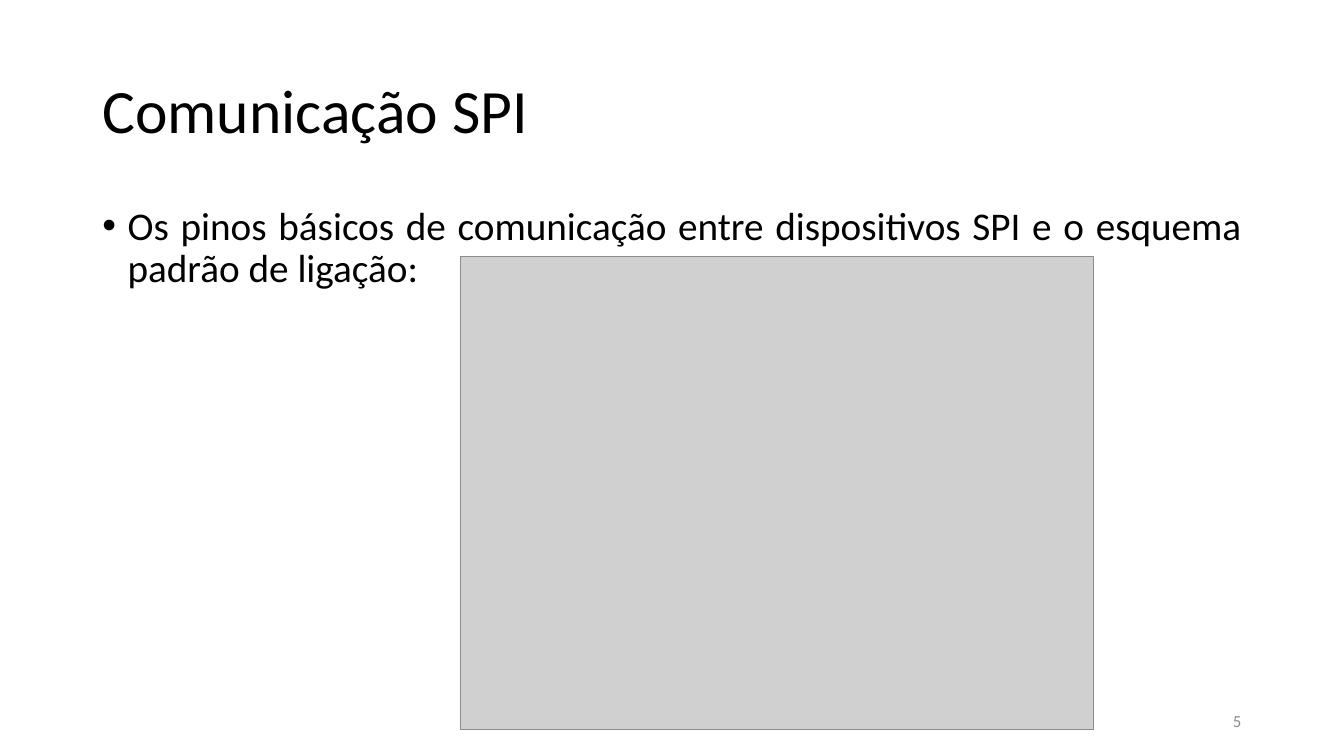
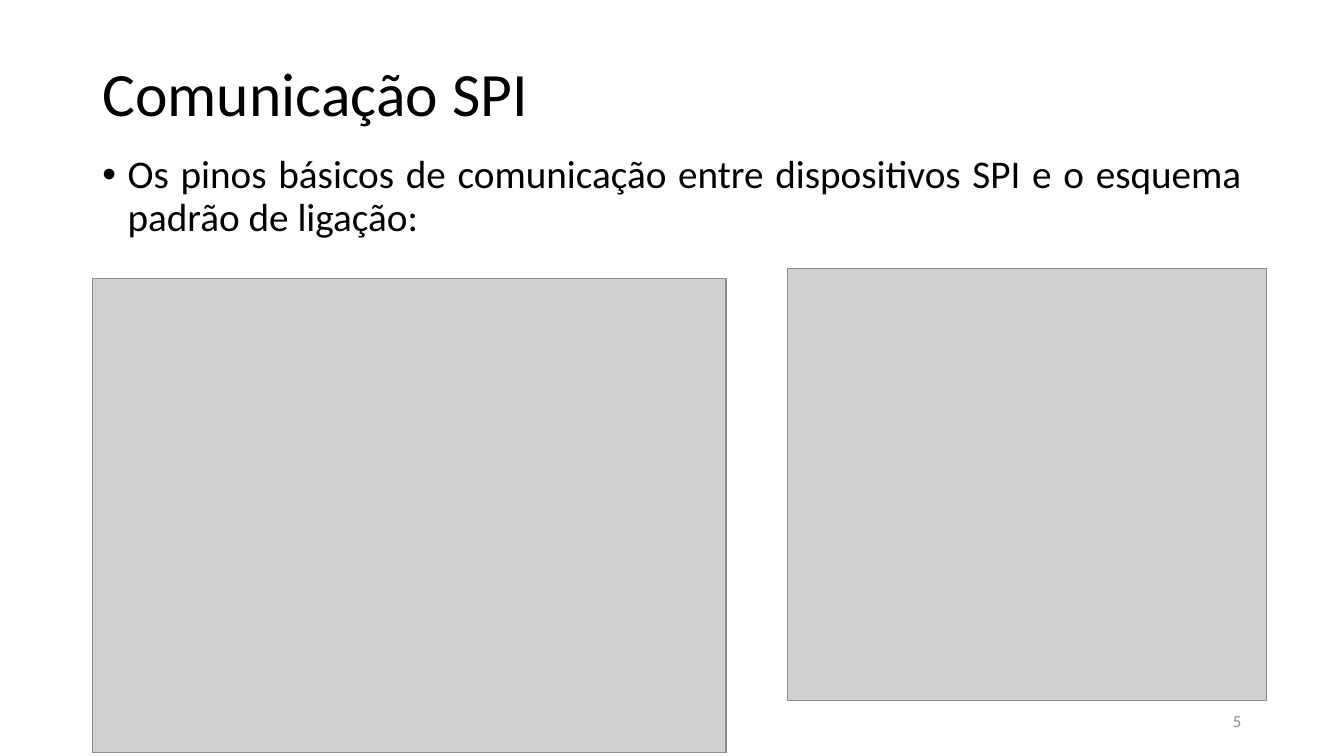
Before and after one commit to marcotulio95/PROJECT1-Arquitetura_-De_-Computadores, a slide deck: slide 5 of Apresentação/Arquitetura de Computadores3.pptx. Drawn at 1344x756 pixels with LibreOffice and Linux fonts; fonts in the diff are those of the drawing; grey boxes stand for pictures. Boxes give left, top, right and bottom in pixels: in the first picture for what was removed or moved away, otherwise in the second. Text is boxed around its words. In the diff, an @@ line names an element or a change of style, - is before the commit and + after.

```diff
--- a/Apresentação/Arquitetura de Computadores3.pptx
+++ b/Apresentação/Arquitetura de Computadores3.pptx
@@ title "Comunicação SPI": place and size @@
-title "Comunicação SPI" at (102, 90, 528, 144)
+title "Comunicação SPI" at (102, 73, 528, 127)
@@ text "Os pinos básicos de comunicação ...": place and size @@
-text "Os pinos básicos de comunicação ..." at (128, 212, 1241, 289)
+text "Os pinos básicos de comunicação ..." at (128, 160, 1241, 238)
@@ picture added at (787, 268, 1266, 701) @@
@@ picture: place and size @@
-picture at (460, 256, 1093, 730)
+picture at (93, 278, 726, 752)
```
Also in this commit, not shown: 4 other slides changed, 3 other files.
